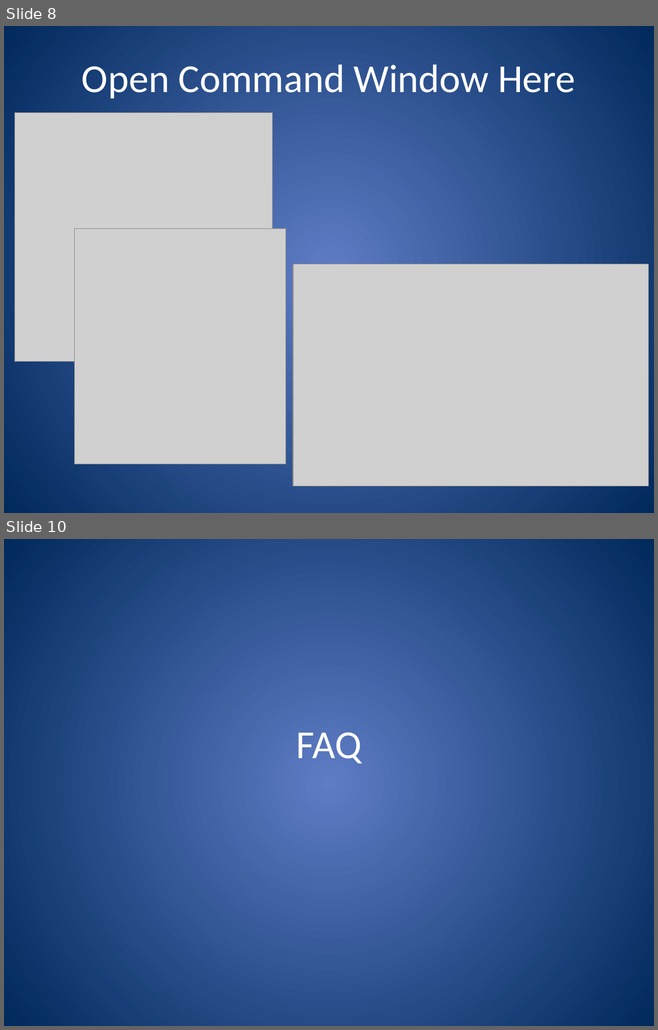
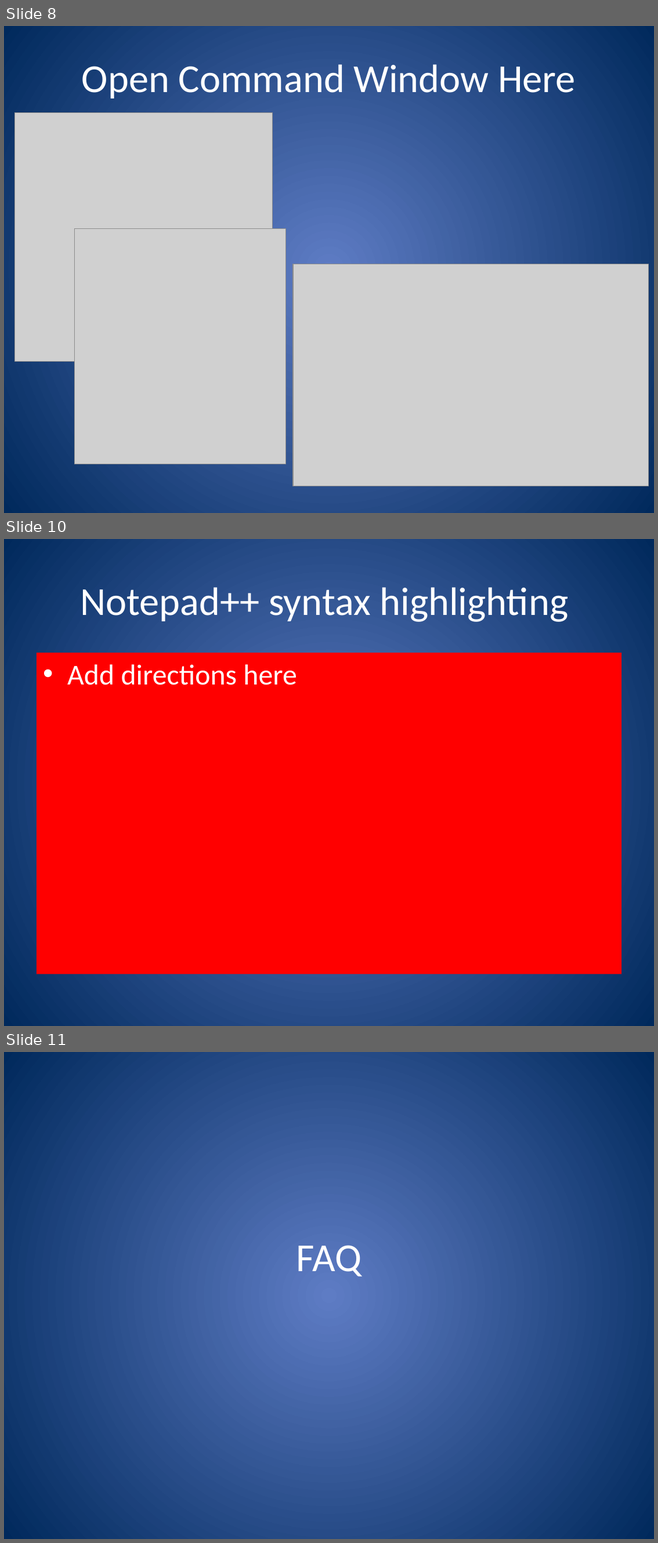
Before and after one commit to CADWRDeltaModeling/dsm2, a slide deck: dsm2/presentations/DSM2 Installation.pptx. Shown one above the other, each under a label of ours: slides 8 and 10 before the commit, slides 8, 10 and 11 after it; the slides between them are not shown. The pictures are 658x1030 and 658x1543 pixels, drawn with LibreOffice and Linux fonts; fonts in the diff are those of the drawing; grey boxes stand for pictures. Boxes give left, top, right and bottom in pixels: in the first picture for what was removed or moved away, otherwise in the second. Text is boxed around its words. In the diff, an @@ line names an element or a change of style, - is before the commit and + after.

```diff
--- a/dsm2/presentations/DSM2 Installation.pptx
+++ b/dsm2/presentations/DSM2 Installation.pptx
@@ slide 10 added at bbox=[4, 539, 654, 1026], background gradient #5E7CC5 to #00295C @@
@@ title added at bbox=[80, 587, 568, 622], 44 pt, text #FFFFFF @@
+Notepad++ syntax highlighting
@@ text added at bbox=[36, 653, 621, 974], fill #FF0000, 32 pt, text #FFFFFF @@
+• Add directions here
@@ what was slide 10 is now slide 11 @@
```
Also in this commit, not shown: 3 slides changed.
